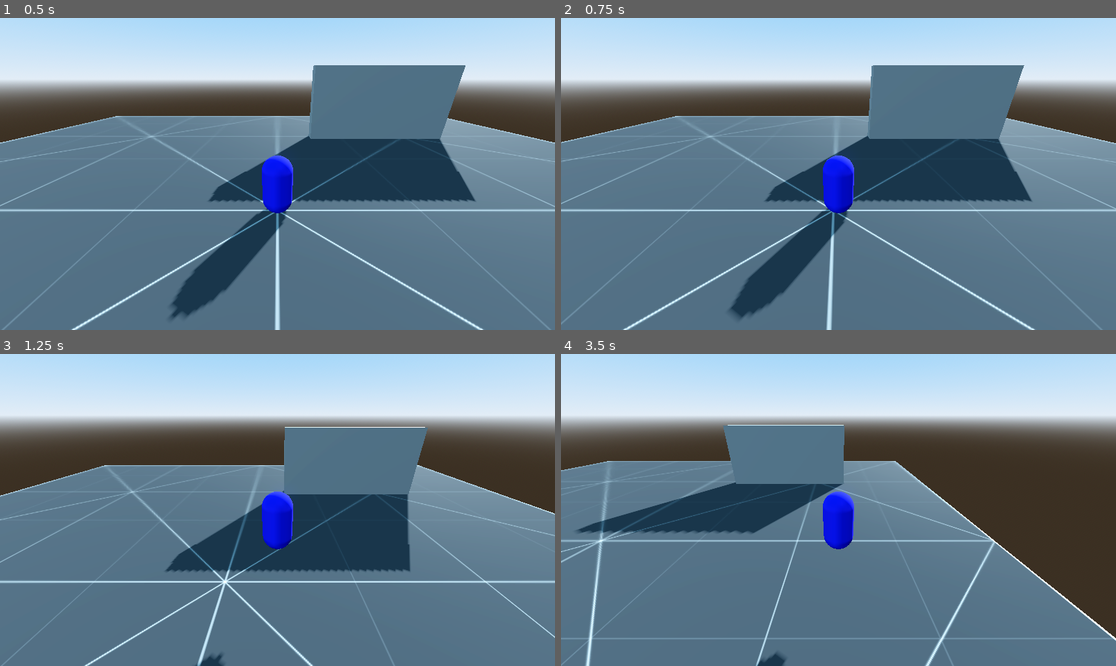
Above: before the commit, frames 1-4 (two rows, left to right).
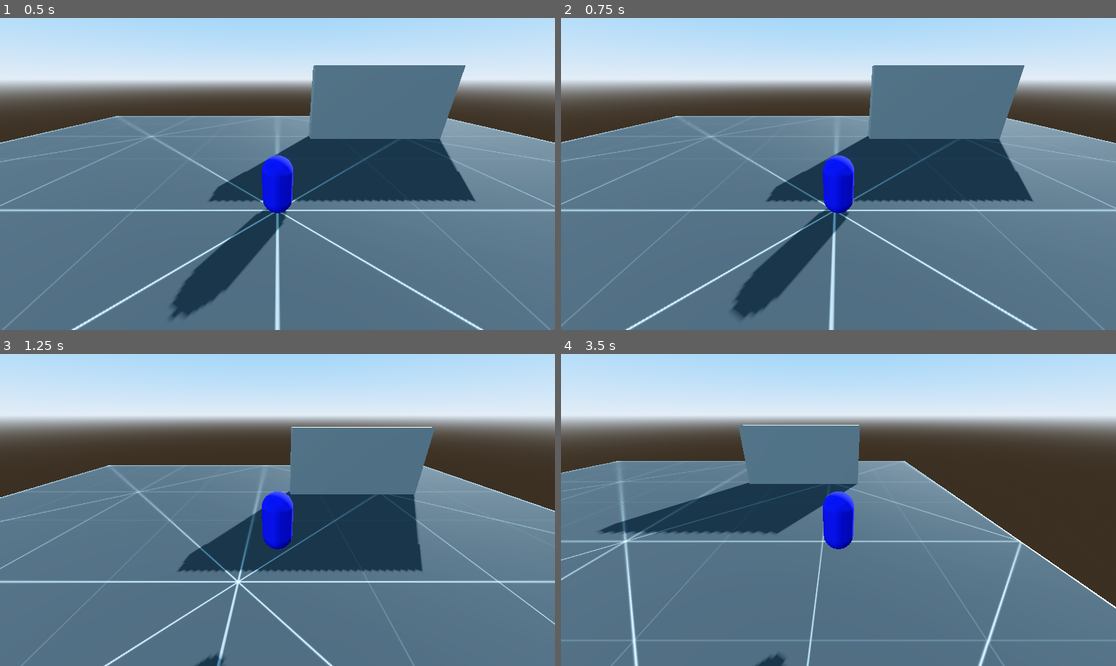
Above: after the commit, the same moments.

Repository: LightningFrisk/ClearCodeBotW
Game: Godot game, scene res://scenes/levels/level.tscn
Same seed, same stepped clock (60 frames per second), same inputs: the game is played once before the commit and once after it.
Inputs (mouse positions are in pixels of both pictures, inside the frame that each line leads up to):
- Up to frame 1 (0.5 s): no input
- Up to frame 2 (0.75 s): tap Enter at 0.5 s; move the mouse to (960, 158) at 0.52 s; hold D (right) from 0.53 s (still down); hold Ctrl (run) from 0.53 s (still down)
- Up to frame 3 (1.25 s): keep holding D (right); keep holding Ctrl (run); tap Space (jump) at 0.77 s
- Up to frame 4 (3.5 s): move the mouse to (727, 525) at 1.27 s; release D (right) at 1.28 s; release Ctrl (run) at 1.28 s; hold S (backward) 1.28-2.03 s; tap Ctrl (run) at 1.35, 2.85 s; tap Space (jump) at 1.52, 3.02 s; move the mouse to (894, 441) at 2.02 s; hold D (right) 2.03-2.78 s; hold Ctrl (run) 2.03-2.78 s; move the mouse to (810, 572) at 2.77 s; hold W (forward) from 2.78 s (still down)

Frame 1 is identical in both runs. In frame 2, 1.9% of the frame differs, in the area x 0-100%, y 15-100%; in frame 3, 4.5%; in frame 4, 7.8%, in the area x 0-100%, y 22-100%.

Commit message:
starting player anim section

Diff:
--- a/scenes/entities/player/player.gd
+++ b/scenes/entities/player/player.gd
@@ -10,7 +10,7 @@
 @onready var fall_gravity : float = ((-2.0 * jump_height) / (jump_time_to_descent * jump_time_to_descent)) * -1.0
 
 @export var base_speed := 4.0
-@export var run_speed := 8.0
+@export var run_speed := 6.0
 
 var movement_input := Vector2.ZERO
 
@@ -19,7 +19,6 @@
 func _physics_process(delta: float) -> void:
 	movement_logic(delta)
 	jump_logic(delta)
-
 	move_and_slide()
 
 func jump_logic (delta) -> void:
@@ -32,14 +31,13 @@
 func movement_logic (delta) -> void:
 	movement_input = Input.get_vector("left","right", "forward", "backward").rotated(-camera.global_rotation.y)
 	var vel_2d = Vector2(velocity.x, velocity.z)
+	var is_running: bool = Input.is_action_pressed("run")
 
 	if movement_input != Vector2.ZERO:
-		if Input.is_action_pressed("run"):
-			vel_2d += movement_input * run_speed * delta
-			vel_2d = vel_2d.limit_length(run_speed)
-		else:
-			vel_2d += movement_input * base_speed * delta
-			vel_2d = vel_2d.limit_length(base_speed)
+		var speed = run_speed if is_running else base_speed
+
+		vel_2d += movement_input * speed * delta
+		vel_2d = vel_2d.limit_length(speed)
 		velocity.x = vel_2d.x
 		velocity.z = vel_2d.y
 	else:
